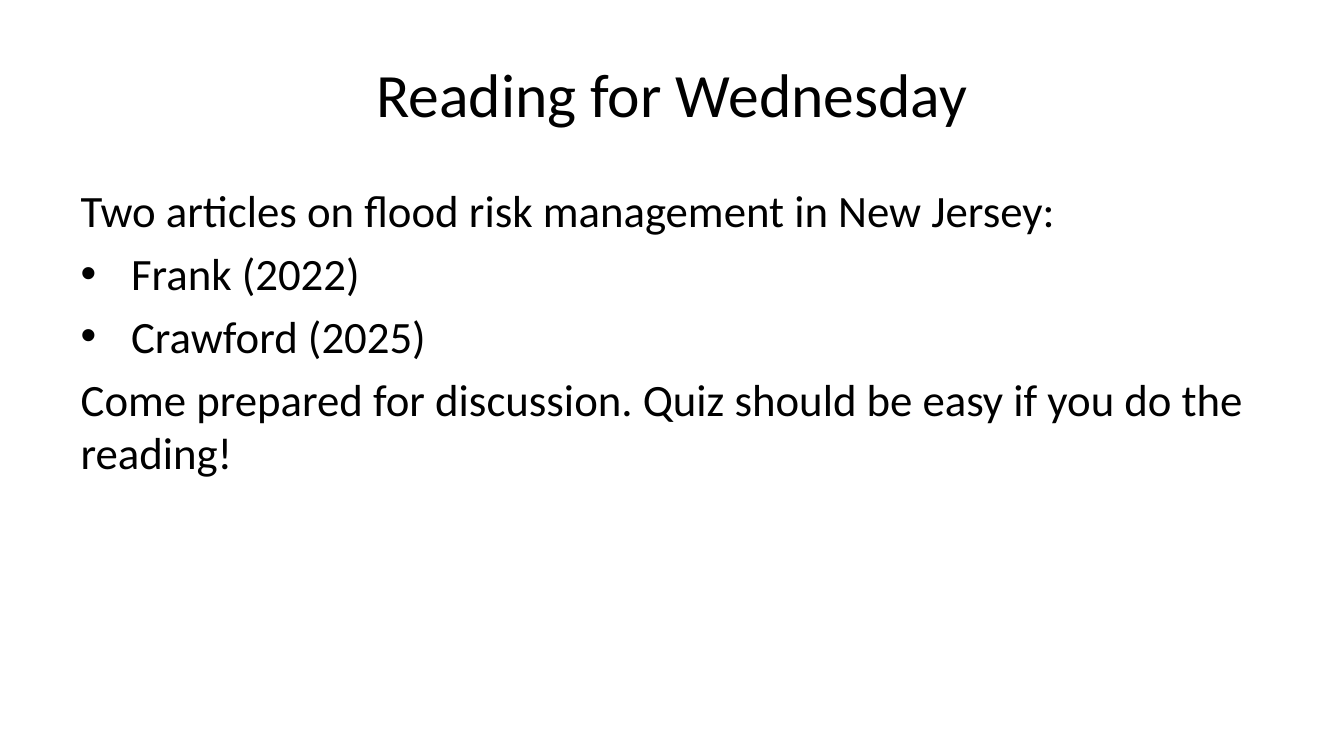
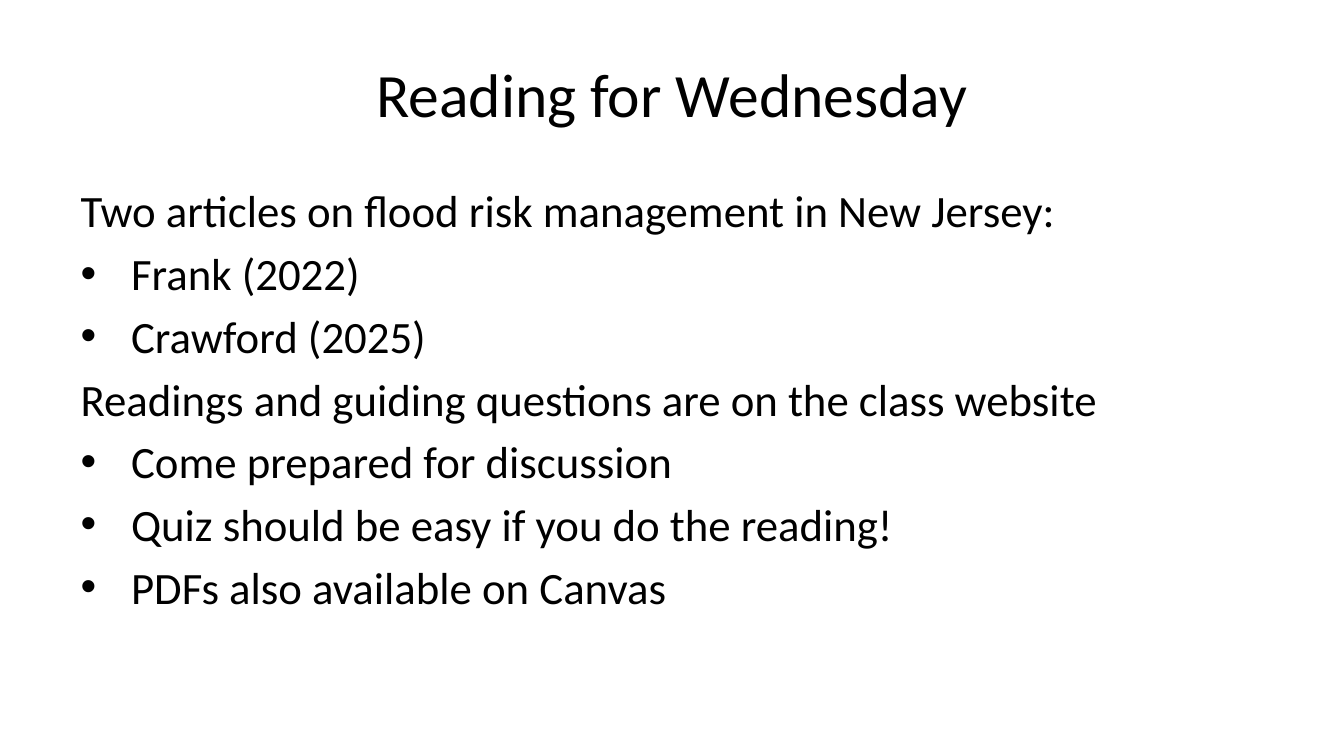
Before and after one commit to CEVE-421-521/ceve-421-521.github.io, a slide deck: slide 40 of lectures/week-01/index.pptx (slide 42 before the commit). Drawn at 1344x756 pixels with LibreOffice and Linux fonts; fonts in the diff are those of the drawing. Boxes give left, top, right and bottom in pixels: in the first picture for what was removed or moved away, otherwise in the second. Text is boxed around its words. In the diff, an @@ line names an element or a change of style, - is before the commit and + after.

```diff
--- a/lectures/week-01/index.pptx
+++ b/lectures/week-01/index.pptx
@@ text at (x1=81, y1=385, x2=1097, y2=605): text changed @@
-Come prepared for discussion. Quiz should be easy if you do the reading!
+Readings and guiding questions are on the class website
+• Come prepared for discussion
+• Quiz should be easy if you do the reading!
+• PDFs also available on Canvas
```
Also in this commit, not shown: 7 other slides changed, 5 slides added, 6 slides removed, 54 other files.
